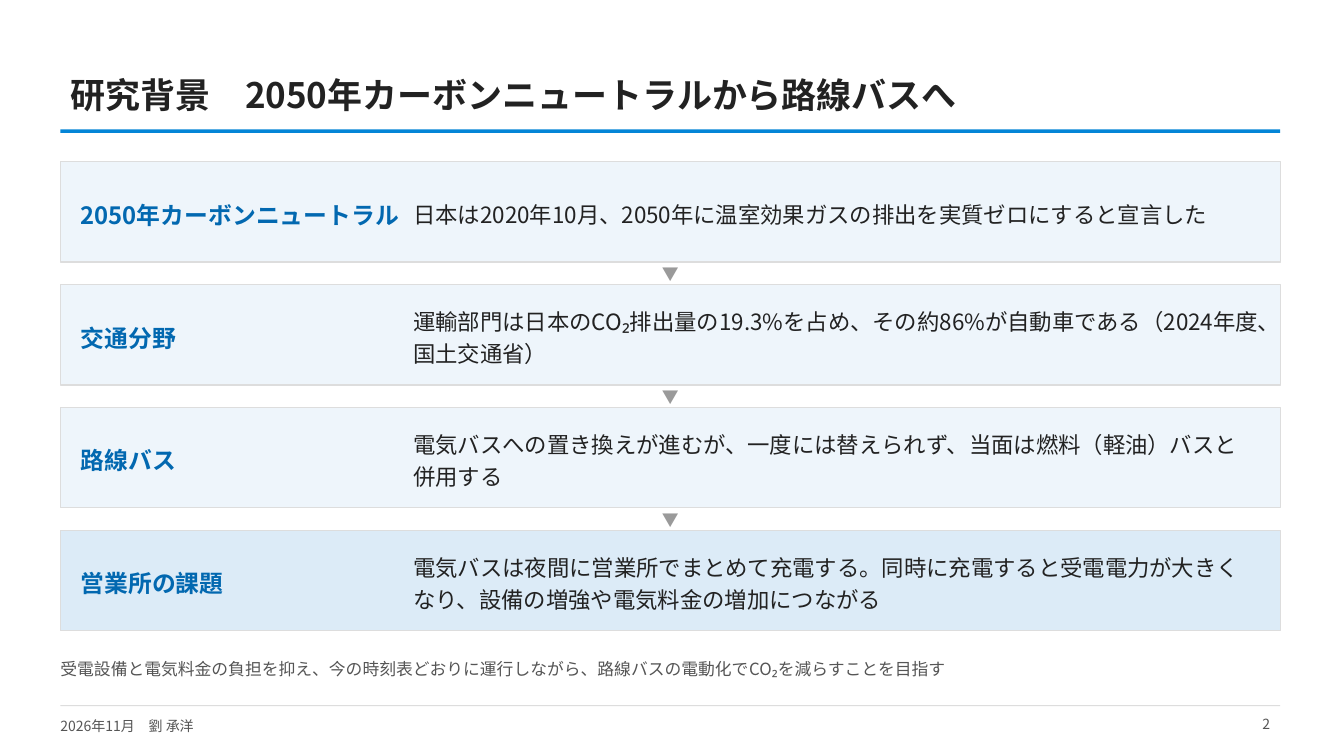
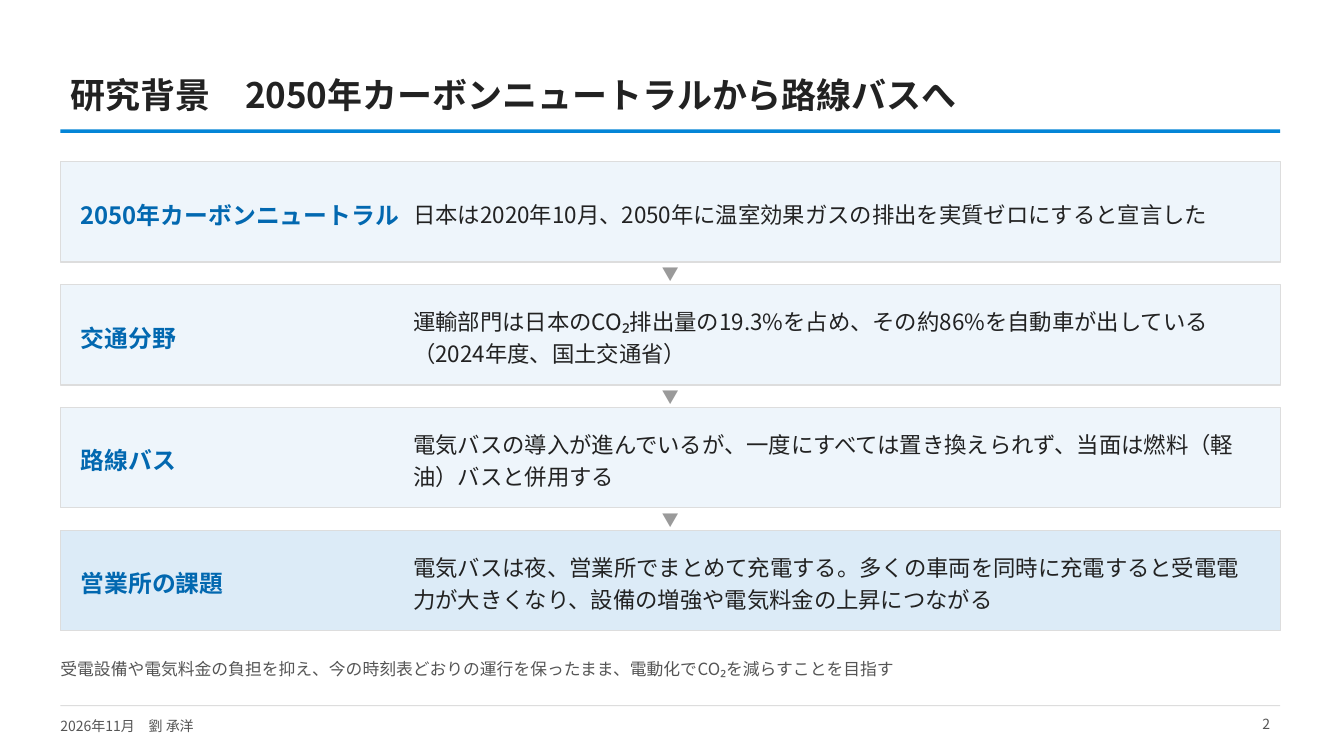
Before and after one commit to CYLIU2003/master-course, a slide deck: slide 2 of outcome/2026-11-16_nishiyama_consult/西山先生へのご相談_最新結果と3本目の柱.pptx. Drawn at 1344x756 pixels with LibreOffice and Linux fonts; fonts in the diff are those of the drawing. Boxes give left, top, right and bottom in pixels: in the first picture for what was removed or moved away, otherwise in the second. Text is boxed around its words. In the diff, an @@ line names an element or a change of style, - is before the commit and + after.

```diff
--- a/outcome/2026-11-16_nishiyama_consult/西山先生へのご相談_最新結果と3本目の柱.pptx
+++ b/outcome/2026-11-16_nishiyama_consult/西山先生へのご相談_最新結果と3本目の柱.pptx
@@ text at (413,311,1207,364): text changed @@
-運輸部門は日本のCO₂排出量の19.3%を占め、その約86%が自動車である（2024年度、国土交通省）
+運輸部門は日本のCO₂排出量の19.3%を占め、その約86%を自動車が出している（2024年度、国土交通省）
@@ text at (413,434,1233,487): text changed @@
-電気バスへの置き換えが進むが、一度には替えられず、当面は燃料（軽油）バスと併用する
+電気バスの導入が進んでいるが、一度にすべては置き換えられず、当面は燃料（軽油）バスと併用する
@@ text at (413,557,1239,610): text changed @@
-電気バスは夜間に営業所でまとめて充電する。同時に充電すると受電電力が大きくなり、設備の増強や電気料金の増加につながる
+電気バスは夜、営業所でまとめて充電する。多くの車両を同時に充電すると受電電力が大きくなり、設備の増強や電気料金の上昇につながる
@@ text at (60,661,893,677): text changed @@
-受電設備と電気料金の負担を抑え、今の時刻表どおりに運行しながら、路線バスの電動化でCO₂を減らすことを目指す
+受電設備や電気料金の負担を抑え、今の時刻表どおりの運行を保ったまま、電動化でCO₂を減らすことを目指す
```
Also in this commit, not shown: 6 other slides changed, 10 other files.
